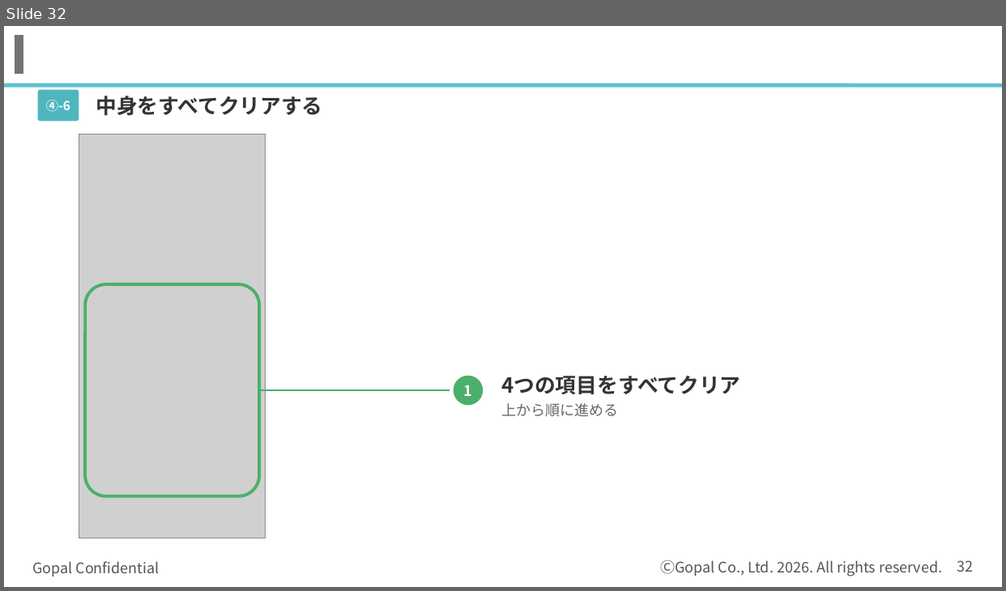
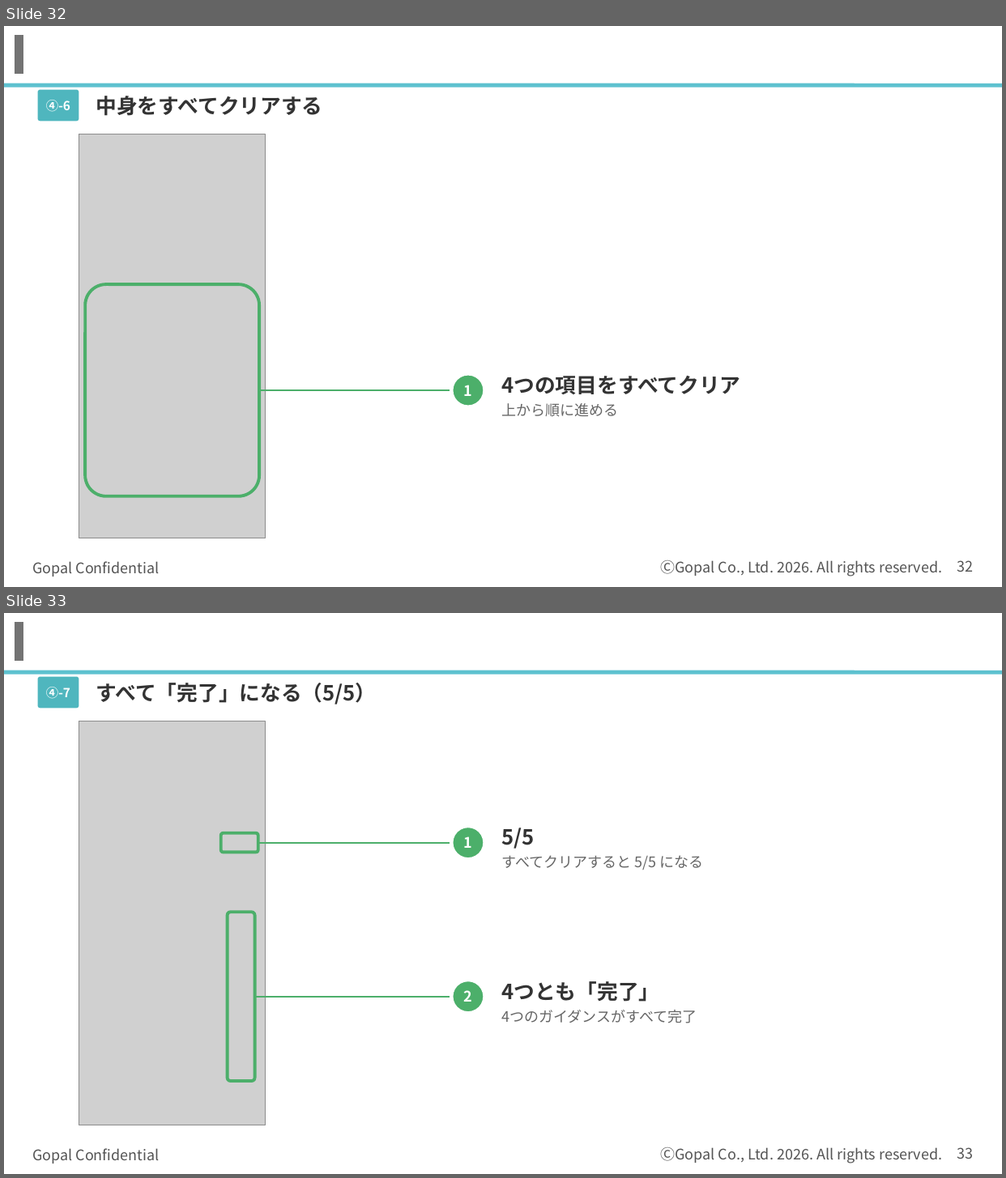
Before and after one commit to kagayugopal-eng/tamu, a slide deck: out/登録の流れ_書類準備まで.pptx. Shown one above the other, each under a label of ours: slide 32 before the commit, slides 32 and 33 after it. The pictures are 1006x591 and 1006x1178 pixels, drawn with LibreOffice and Linux fonts; fonts in the diff are those of the drawing; grey boxes stand for pictures; background and template pictures are left out. Boxes give left, top, right and bottom in pixels: in the first picture for what was removed or moved away, otherwise in the second. Text is boxed around its words. In the diff, an @@ line names an element or a change of style, - is before the commit and + after.

```diff
--- a/out/登録の流れ_書類準備まで.pptx
+++ b/out/登録の流れ_書類準備まで.pptx
@@ slide 33 added at [4, 613, 1002, 1174], background #FFFFFF; not listed: 5 template elements that a slide beside it also shows @@
@@ rounded rectangle added at [38, 677, 79, 708], fill #4FB6BE @@
@@ text added at [96, 683, 377, 705], 20 pt, text #333333, bold @@
+すべて「完了」になる（5/5）
@@ text added at [46, 687, 70, 699], 12 pt, text #FFFFFF, bold @@
+④-7
@@ picture added at [79, 722, 266, 1126] @@
@@ ellipse added at [453, 827, 484, 858], fill #4CAF6A, outline #FFFFFF 1.5 pt, 14 pt, text #FFFFFF, bold @@
+1
@@ text added at [501, 828, 534, 849], 20 pt, text #333333, bold @@
+5/5
@@ rounded rectangle added at [221, 833, 258, 853], outline #4CAF6A 3 pt @@
@@ line added from (258, 843) to (450, 843), #4CAF6A 1.75 pt @@
@@ text added at [501, 855, 704, 870], 14 pt, text #666666 @@
+すべてクリアすると 5/5 になる
@@ rounded rectangle added at [227, 913, 255, 1082], outline #4CAF6A 3 pt @@
@@ line added from (255, 997) to (450, 997), #4CAF6A 1.75 pt @@
@@ ellipse added at [453, 982, 484, 1013], fill #4CAF6A, outline #FFFFFF 1.5 pt, 14 pt, text #FFFFFF, bold @@
+2
@@ text added at [501, 982, 659, 1002], 20 pt, text #333333, bold @@
+4つとも「完了」
@@ text added at [501, 1010, 697, 1024], 14 pt, text #666666 @@
+4つのガイダンスがすべて完了
```
Also in this commit, not shown: 2 slides changed, 1 other slide added.
